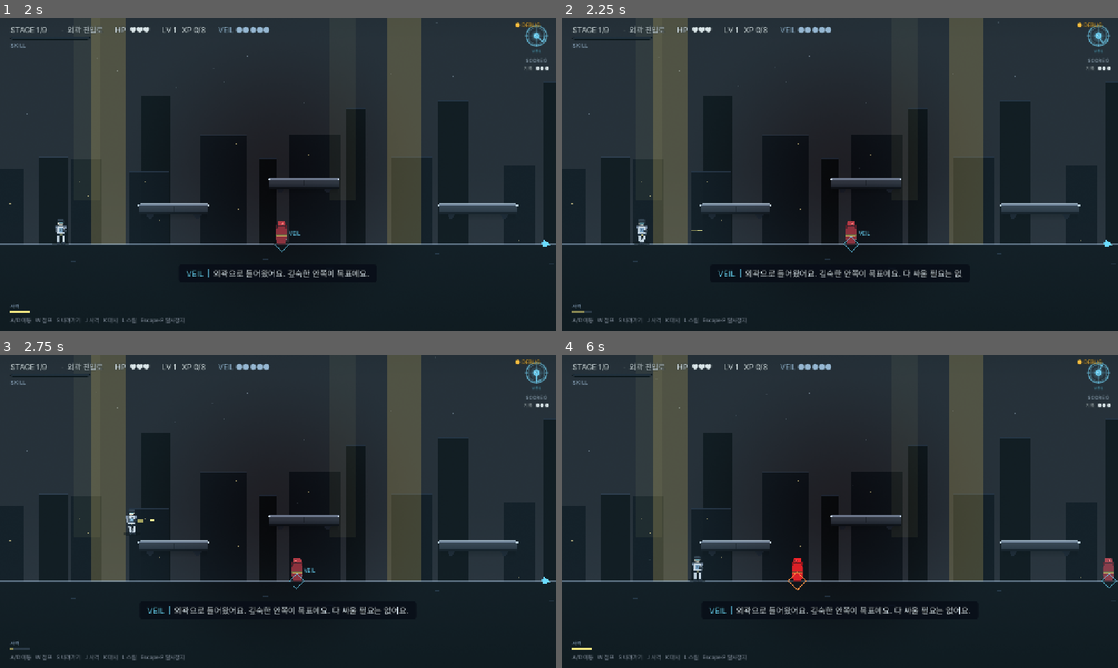
Above: before the commit, frames 1-4 (two rows, left to right).
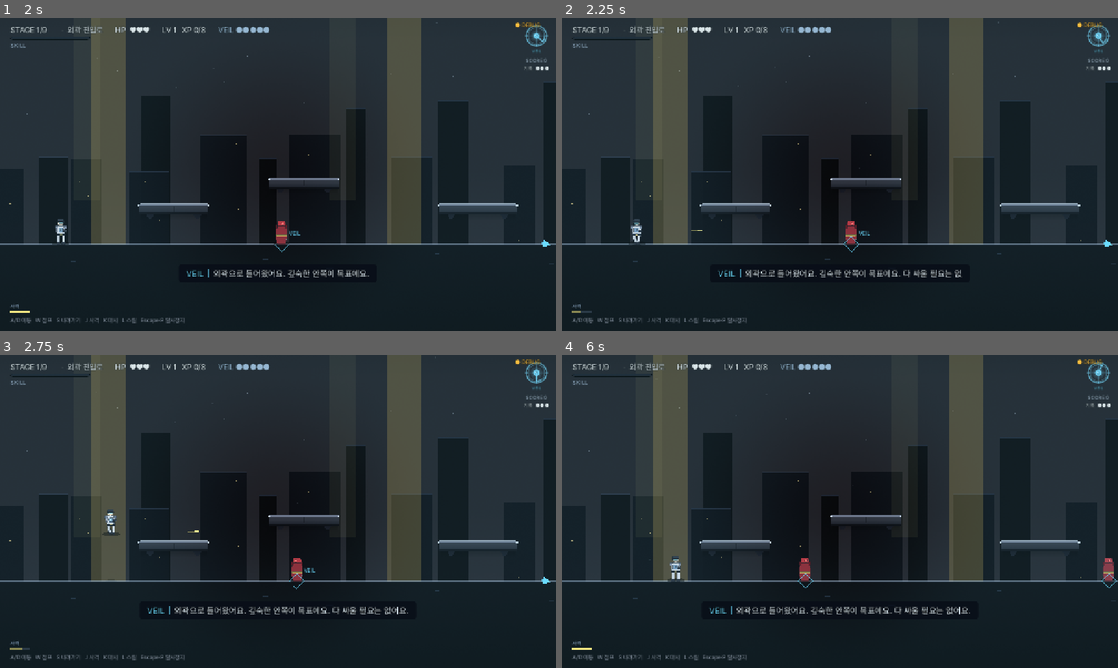
Above: after the commit, the same moments.

Repository: soomin007/EyesOnYou-Full
Game: Godot game, scene res://scenes/route_map.tscn
Same seed, same stepped clock (60 frames per second), same inputs: the game is played once before the commit and once after it. This scene is started directly instead of the project's main scene. Sound files missing from this copy of the repository are replaced by a short silence.
Inputs (mouse positions are in pixels of both pictures, inside the frame that each line leads up to):
- Up to frame 1 (2 s): click "외곽 진입로 ★ 위험 ●○○ 보상 정찰" at 0.5 s; click "확인" at 1.25 s
- Up to frame 2 (2.25 s): tap Enter (ui_accept) at 2 s; move the mouse to (962, 158) at 2.02 s; hold D (move_right) from 2.03 s (still down); hold J (attack) from 2.03 s (still down); click (962, 158) at 2.17 s
- Up to frame 3 (2.75 s): keep holding D (move_right); keep holding J (attack); tap W (jump) at 2.27 s
- Up to frame 4 (6 s): release D (move_right) at 2.75 s; release J (attack) at 2.75 s; drag from (728, 527) to (812, 574) at 2.77 s; move the mouse to (895, 442) at 3.52 s; hold A (move_left) 3.53-4.25 s; tap Keypad Enter at 3.6 s; drag from (812, 574) to (673, 464) at 4.27 s; move the mouse to (1006, 558) at 5.02 s; hold D (move_right) 5.03-5.75 s; tap Space at 5.1 s; tap W (jump) at 5.27 s; tap L (skill) at 5.65 s; drag from (673, 464) to (756, 433) at 5.77 s

Frame 1 is identical in both runs. In frame 2, 0.2% of the frame differs, in the area x 3-16%, y 64-95%; in frame 3, 0.3%; in frame 4, 0.5%, in the area x 19-46%, y 64-76%.

Commit message:
feat(balance): 기본 연사 하향 + 사격 중 이동 감속 (사용자 확정)
- Player: ATTACK_COOLDOWN 0.30→0.42(권총 무게) · 발사마다 0.45s 감속 창(이동 x0.7,
  대시 우선이라 회피 보존) · 손 떼면 풀 스피드 복귀
- fire_boost T2 재설계: '사격 후 가속 x1.4' 제거(새 감속과 모순) → '감속 완화 x0.85'
  T2 속사(x0.70)면 쿨다운 0.294s = 예전 기본과 비슷(성장 서사)
- 표기 동기화: SkillTreeData desc·ui.md·README 스킬표·growth_system(+2 dmg 오기 수정)
- GameInfo: 패치 노트 1행 + 팁 1행
- balance_framework $11: 수치 근거 + 기존 계측 표 전부 변경 이전 기준 명시
- 하니스 6항목 PASS(쿨다운 T0/T2 · 감속 창 · 168/240/204)

Co-Authored-By: Claude Fable 5 <noreply@anthropic.com>

Diff:
--- a/scripts/GameInfo.gd
+++ b/scripts/GameInfo.gd
@@ -14,6 +14,7 @@
 		"date": "2026-08-20",
 		"title": "손맛과 안정성 다듬기",
 		"items": [
+			"권총의 무게를 맞췄어요. 연사가 조금 느려지고, 쏘는 동안에는 발도 느려져요. 손을 떼면 다시 빨라져요.",
 			"엔딩 크레딧에서 ESC를 연타하면 게임이 꺼지던 문제를 고쳤어요.",
 			"경험치 방울이 끌려올 때 점점 빨라지며 빨려 들어와요.",
 			"막3 보스는 몸이 달아오르면 김을 빼며 잠깐 단단해져요. 이제 달아오르는 게 미리 보이고, 그동안은 상태를 글자로 알려줘요.",
@@ -133,6 +134,7 @@
 	"드론은 공중을 떠다녀요. 활강·점프로 높이를 맞춰 노리세요.",
 	"맵 선택의 권장 스킬 칩을 보면 어떤 적이 나올지 가늠할 수 있어요.",
 	"활강(글라이드)은 낙하 중 점프 키를 누르고 있는 동안만 유지돼요. 놓으면 바로 빠르게 내려와요.",
+	"쏘는 동안에는 발이 느려져요. 사격 사이사이 손을 떼면 기동이 살아나요.",
 ]
 
 # 가장 최근 패치 1건(Title 패널용). 없으면 빈 Dictionary.
--- a/scripts/Player.gd
+++ b/scripts/Player.gd
@@ -10,7 +10,7 @@
 const GRAVITY: float = 1400.0
 const MAX_FALL_SPEED: float = 1100.0
 const GLIDE_FALL_SPEED: float = 130.0  # glide(공중 글라이드) 시 점프 키 홀드 중 최대 낙하 속도
-const ATTACK_COOLDOWN: float = 0.30
+const ATTACK_COOLDOWN: float = 0.42  # 연사 하향 0.30→0.42(2026-08-20): 무지성 홀드 억제 + 권총 무게. T2 속사(×0.70)면 예전 기본과 비슷.
 const DASH_SPEED: float = 720.0
 const DASH_DURATION: float = 0.18
 const DASH_COOLDOWN: float = 0.7
@@ -53,10 +53,13 @@
 
 var facing: int = 1
 var attack_cd: float = 0.0
-# fire_boost T2 "사격 시 잠깐 가속" — 사격 직후 _SPRINT_DURATION 동안 이동 속도 ×_SPRINT_MULT.
-const _SPRINT_DURATION: float = 0.5
-const _SPRINT_MULT: float = 1.4
-var sprint_t: float = 0.0
+# 사격 중 이동 감속(2026-08-20) — "손을 떼는 게 손해"이던 무지성 홀드를 뒤집는다. 발사마다
+# 짧은 감속 창이 갱신돼 홀드 연사 중엔 지속 감속, 손을 떼면 곧 풀 스피드로 복귀.
+# fire_boost T2는 감속을 완화(옛 "사격 후 가속"은 이 감속과 정면 모순이라 재설계).
+const _FIRE_SLOW_DURATION: float = 0.45  # 쿨다운(0.42)보다 살짝 길어 홀드 중 끊김 없이 이어짐
+const _FIRE_SLOW_MULT: float = 0.7
+const _FIRE_SLOW_MULT_T2: float = 0.85
+var fire_slow_t: float = 0.0
 # hp T3 "피격 슬로모" — 피격 시 짧게 Engine.time_scale 감소.
 const _HIT_SLOWMO_DURATION: float = 0.35
 const _HIT_SLOWMO_SCALE: float = 0.4
@@ -231,8 +234,8 @@
 func _tick_timers(delta: float) -> void:
 	if attack_cd > 0.0:
 		attack_cd -= delta
-	if sprint_t > 0.0:
-		sprint_t -= delta
+	if fire_slow_t > 0.0:
+		fire_slow_t -= delta
 	if dash_timer > 0.0:
 		dash_timer -= delta
 	if dash_cd > 0.0:
@@ -304,8 +307,11 @@
 		var dash_speed_mult: float = 1.3 if GameState.get_skill_tier("dash_boost") >= 2 else 1.0
 		velocity.x = float(facing) * DASH_SPEED * dash_speed_mult
 	else:
-		# fire_boost T2 — 사격 직후 0.5s 동안 이동 속도 ×1.4 ("사격 시 잠깐 가속" desc 구현).
-		var move_mult: float = _SPRINT_MULT if sprint_t > 0.0 else 1.0
+		# 사격 감속 — 발사 직후 창 동안 이동 ×0.7(fire_boost T2는 ×0.85). 홀드 연사 = 지속 감속.
+		# 대시 분기가 위에서 우선이라 대시 회피는 감속과 무관(사격 중 탈출 수단 보존).
+		var move_mult: float = 1.0
+		if fire_slow_t > 0.0:
+			move_mult = _FIRE_SLOW_MULT_T2 if GameState.get_skill_tier("fire_boost") >= 2 else _FIRE_SLOW_MULT
 		velocity.x = dir * SPEED * move_mult
 	# 바람(옥상 돌풍 등) · WindGust가 매 프레임 세팅하는 속도 오프셋. 공중에서 크게,
 	# 지상에선 살짝만 밀린다. 넉백 중엔 임펄스가 진실이라 제외.
@@ -419,14 +425,13 @@
 func _try_attack() -> void:
 	if attack_cd > 0.0:
 		return
-	# fire_boost T2 "속사": 사격 쿨다운 -30%(연사 속도↑) + 사격 후 0.5s 이동 가속(_handle_input에서 적용).
+	# fire_boost T2 "속사": 사격 쿨다운 -30%(연사 속도↑) + 사격 감속 완화(_handle_input에서 적용).
 	var fb_tier: int = GameState.get_skill_tier("fire_boost")
 	var cd_mult: float = 0.70 if fb_tier >= 2 else 1.0
 	attack_cd = ATTACK_COOLDOWN * cd_mult
 	shots_fired += 1   # 이스터에그(평화주의) 판정용 — 이 스테이지에서 발포했는가
 	GameState.profile_note_shot(not is_on_floor(), _nearest_enemy_dist())
-	if fb_tier >= 2:
-		sprint_t = _SPRINT_DURATION
+	fire_slow_t = _FIRE_SLOW_DURATION  # 사격 감속 창 갱신(티어 무관 · T2는 배율만 완화)
 	_show_muzzle_flash()
 	SfxPlayer.play("bullet_fire")
 	# multishot T1=3발, T2/T3=5발.
--- a/scripts/SkillTreeData.gd
+++ b/scripts/SkillTreeData.gd
@@ -26,7 +26,7 @@
 		"id": "fire_boost", "family": FAMILY_COMBAT,
 		"tiers": [
 			{"name": "사격 강화",   "desc": "사격 데미지 +1",                  "active": false},
-			{"name": "속사",       "desc": "연사 속도 +40%, 사격 후 잠깐 이동 가속", "active": false},
+			{"name": "속사",       "desc": "연사 속도 +40%, 쏘면서도 덜 느려짐", "active": false},
 			{"name": "관통",       "desc": "총알이 적을 뚫고 나감 (뚫을 때마다 피해 감소)", "active": false},
 		],
 	},
Not shown, changed: README.md
Not shown, changed: docs/design/backlog.md
Not shown, changed: docs/design/balance_framework.md
Not shown, changed: docs/design/growth_system.md
Not shown, changed: docs/dialogue/ui.md
Not shown, changed: session_logs/2026-08-20.md
